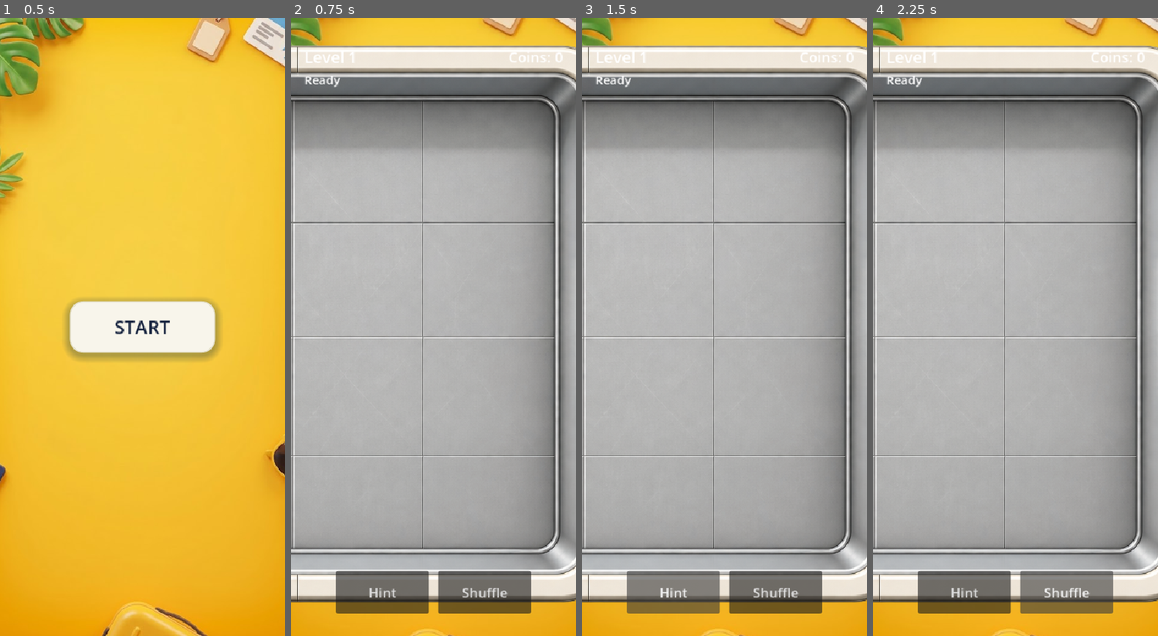
Above: before the commit, frames 1-4 (left to right).
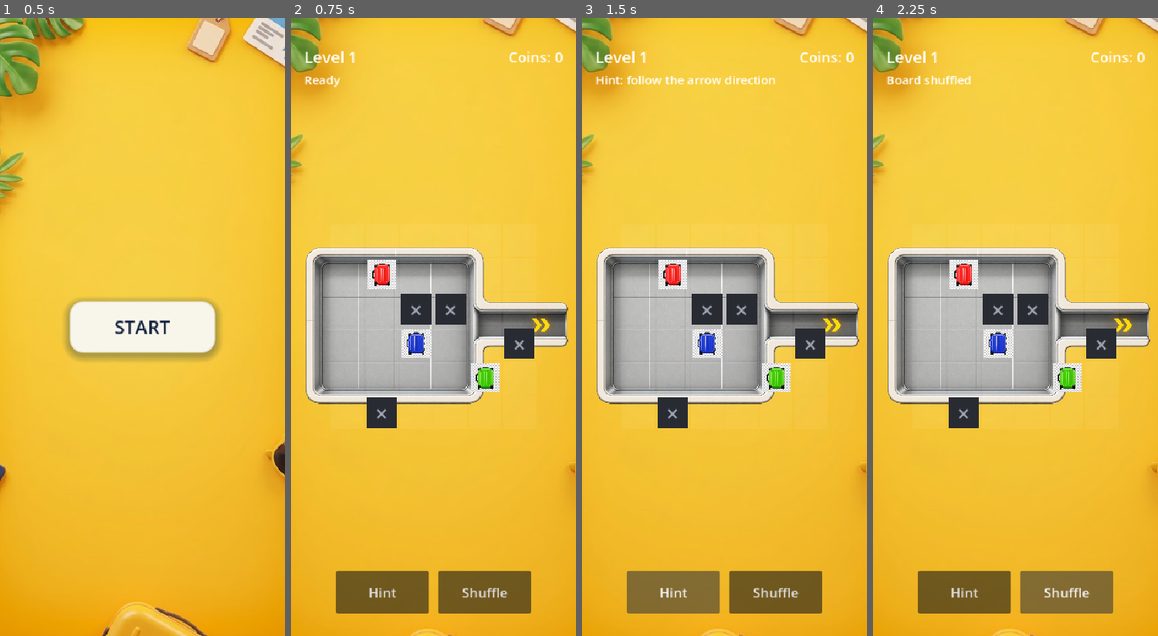
Above: after the commit, the same moments.

Repository: monetbee/luggage-jam
Game: Godot game, scene res://scenes/main_menu.tscn
Same seed, same stepped clock (60 frames per second), same inputs: the game is played once before the commit and once after it.
Inputs:
- Up to frame 1 (0.5 s): no input
- Up to frame 2 (0.75 s): click "START" at 0.5 s
- Up to frame 3 (1.5 s): click "Hint" at 1.25 s
- Up to frame 4 (2.25 s): click "Shuffle" at 2 s

Frame 1 is identical in both runs. In frame 2, 82% of the frame differs, in the area x 0-100%, y 4-95%; in frame 3, 82%; in frame 4, 82%.
Error before the commit: Parse Error: Preload file "res://assets/x.jpeg" does not exist. (res://scripts/game.gd:5)

Commit message:
Remove x.jpeg dependency and draw wall blocks in code

Diff:
--- a/scripts/game.gd
+++ b/scripts/game.gd
@@ -2,7 +2,6 @@
 
 const CELL_SIZE: int = 52
 const LUGGAGE_SCENE: PackedScene = preload("res://scenes/luggage.tscn")
-const WALL_TEXTURE: Texture2D = preload("res://assets/x.jpeg")
 
 @onready var board: Node2D = $Board
 @onready var tray: Sprite2D = $Tray
@@ -69,11 +68,7 @@
 		var wall_row: int = int(wall.get("row", 0))
 		var wall_col: int = int(wall.get("col", 0))
 		walls[Vector2i(wall_row, wall_col)] = true
-		var wall_node: Sprite2D = Sprite2D.new()
-		wall_node.texture = WALL_TEXTURE
-		wall_node.position = board_position_for(wall_row, wall_col)
-		_fit_sprite_to_cell(wall_node, 46.0)
-		board.add_child(wall_node)
+		_create_wall_visual(wall_row, wall_col)
 
 	for luggage_data: Dictionary in level_data.get("luggages", []):
 		var luggage: Luggage = LUGGAGE_SCENE.instantiate() as Luggage
@@ -89,16 +84,24 @@
 		luggages.append(luggage)
 
 
-func _fit_sprite_to_cell(sprite: Sprite2D, target_size: float) -> void:
-	if sprite.texture == null:
-		return
-	var width: float = float(sprite.texture.get_width())
-	var height: float = float(sprite.texture.get_height())
-	var largest: float = maxf(width, height)
-	if largest <= 0.0:
-		return
-	var factor: float = target_size / largest
-	sprite.scale = Vector2(factor, factor)
+func _create_wall_visual(row: int, col: int) -> void:
+	var block_size: float = 46.0
+	var wall_node: ColorRect = ColorRect.new()
+	wall_node.mouse_filter = Control.MOUSE_FILTER_IGNORE
+	wall_node.color = Color(0.16, 0.17, 0.20, 1.0)
+	wall_node.size = Vector2(block_size, block_size)
+	wall_node.position = board_position_for(row, col) - Vector2(block_size * 0.5, block_size * 0.5)
+	board.add_child(wall_node)
+
+	var x_label: Label = Label.new()
+	x_label.mouse_filter = Control.MOUSE_FILTER_IGNORE
+	x_label.text = "×"
+	x_label.size = Vector2(block_size, block_size)
+	x_label.horizontal_alignment = HORIZONTAL_ALIGNMENT_CENTER
+	x_label.vertical_alignment = VERTICAL_ALIGNMENT_CENTER
+	x_label.add_theme_font_size_override("font_size", 34)
+	x_label.add_theme_color_override("font_color", Color(0.62, 0.65, 0.70, 1.0))
+	wall_node.add_child(x_label)
 
 
 func board_position_for(row: int, col: int) -> Vector2:
